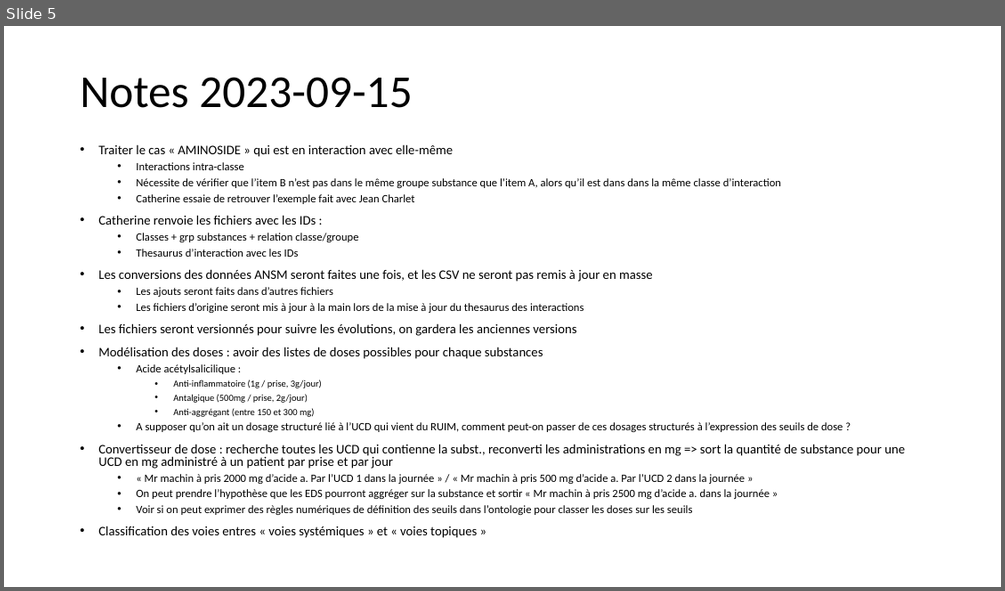
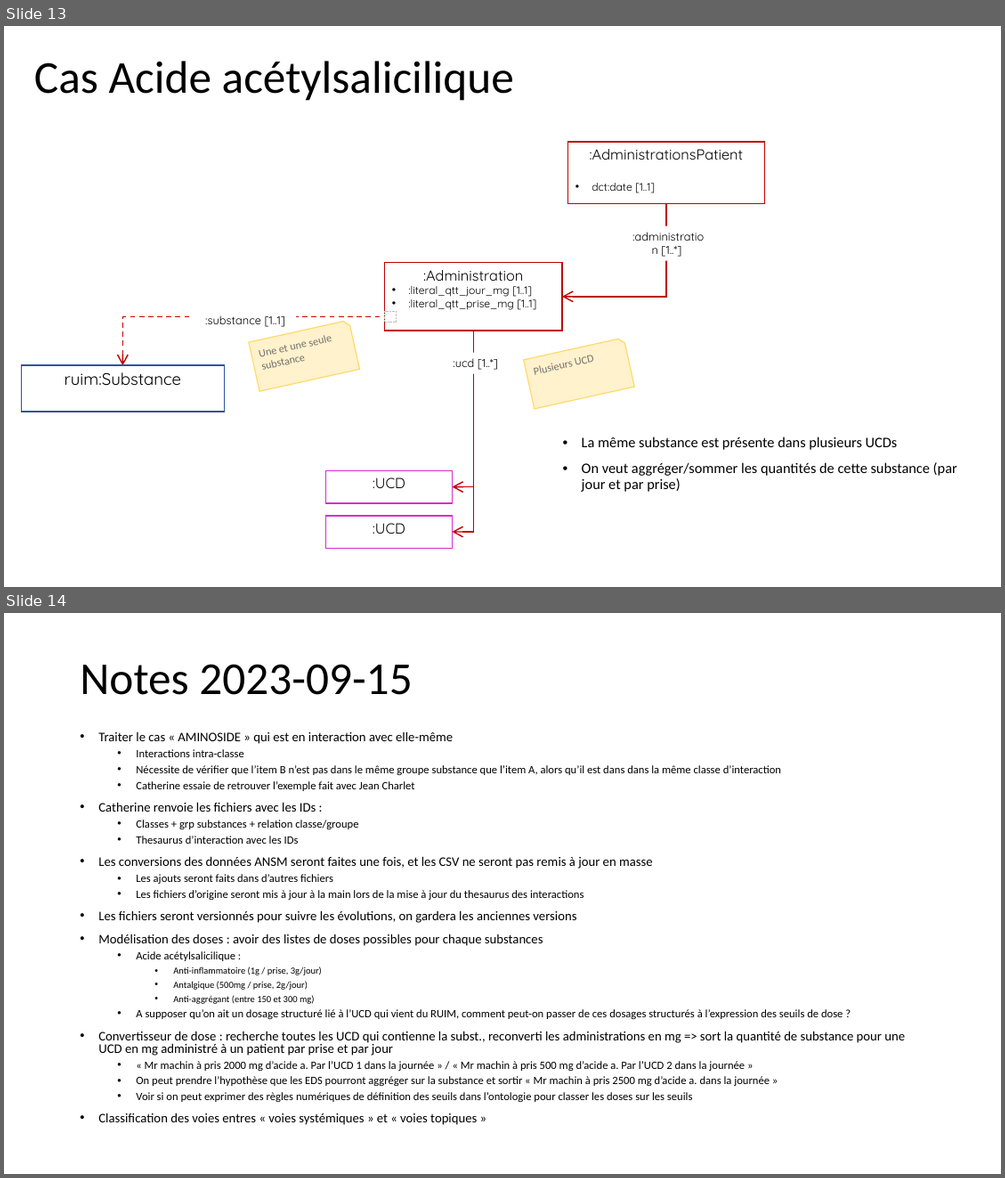
Before and after one commit to tfrancart/remiames, a slide deck: ontologie/remiames_ontology.pptx. Shown one above the other, each under a label of ours: slide 5 before the commit, slides 13 and 14 after it. The pictures are 1005x591 and 1005x1178 pixels, drawn with LibreOffice and Linux fonts; fonts in the diff are those of the drawing. Boxes give left, top, right and bottom in pixels: in the first picture for what was removed or moved away, otherwise in the second. Text is boxed around its words. In the diff, an @@ line names an element or a change of style, - is before the commit and + after.

Commit message:
Ajout d'un cas de test pour vérifier la prise en compte de la quantité de dose

```diff
--- a/ontologie/remiames_ontology.pptx
+++ b/ontologie/remiames_ontology.pptx
@@ slide 13 added at (4, 26, 1001, 587), background #FFFFFF @@
@@ text added at (34, 61, 514, 101), 44 pt, text #000000 @@
+Cas Acide acétylsalicilique
@@ rectangle added at (568, 142, 764, 204), outline #C00000 1.25 pt, 14 pt, text #000000 @@
+:AdministrationsPatient
+• dct:date [1..1]
@@ elbow arrow added from (666, 204) to (562, 297), #C00000 1.25 pt @@
@@ rectangle added at (385, 263, 562, 330), outline #C00000 1.25 pt, 10.5 pt, text #000000 @@
+:Administration
+• :literal_qtt_jour_mg [1..1]
+• :literal_qtt_prise_mg [1..1]
@@ text added at (661, 246, 681, 257), 11 pt, text #000000 @@
+:administration [1..*]
@@ elbow arrow added from (385, 317) to (123, 365), #C00000 1.25 pt dashed @@
@@ text added at (205, 315, 285, 327), 11 pt, text #000000 @@
+:substance [1..1]
@@ rectangle added at (385, 311, 396, 322), outline #BFBFBF 0.75 pt dashed @@
@@ snip rect added at (249, 320, 360, 391), fill #FFF2CC, outline #FFD966 1 pt, 10.5 pt, text #767171 @@
+Une et une seule substance
@@ elbow arrow added from (474, 330) to (452, 487), #C00000 1.25 pt @@
@@ elbow arrow added from (474, 330) to (452, 532), #C00000 1.25 pt @@
@@ snip rect added at (524, 338, 635, 409), fill #FFF2CC, outline #FFD966 1 pt, 10.5 pt, text #767171 @@
+Plusieurs UCD
@@ rectangle added at (21, 365, 224, 412), outline #2F5597 1.25 pt, 16 pt, text #000000 @@
+ruim:Substance
@@ text added at (453, 358, 498, 370), 11 pt, text #000000 @@
+:ucd [1..*]
@@ text added at (582, 436, 957, 491), 14 pt, text #000000 @@
+• La même substance est présente dans plusieurs UCDs
+• On veut aggréger/sommer les quantités de cette substance (par jour et par prise)
@@ rectangle added at (325, 471, 452, 503), outline #D52FCD 1.25 pt, 14 pt, text #000000 @@
+:UCD
@@ rectangle added at (325, 516, 452, 548), outline #D52FCD 1.25 pt, 14 pt, text #000000 @@
+:UCD
@@ what was slide 5 is now slide 14 @@
```
Also in this commit, not shown: 1 slide changed, 8 other slides added, 4 other files.
